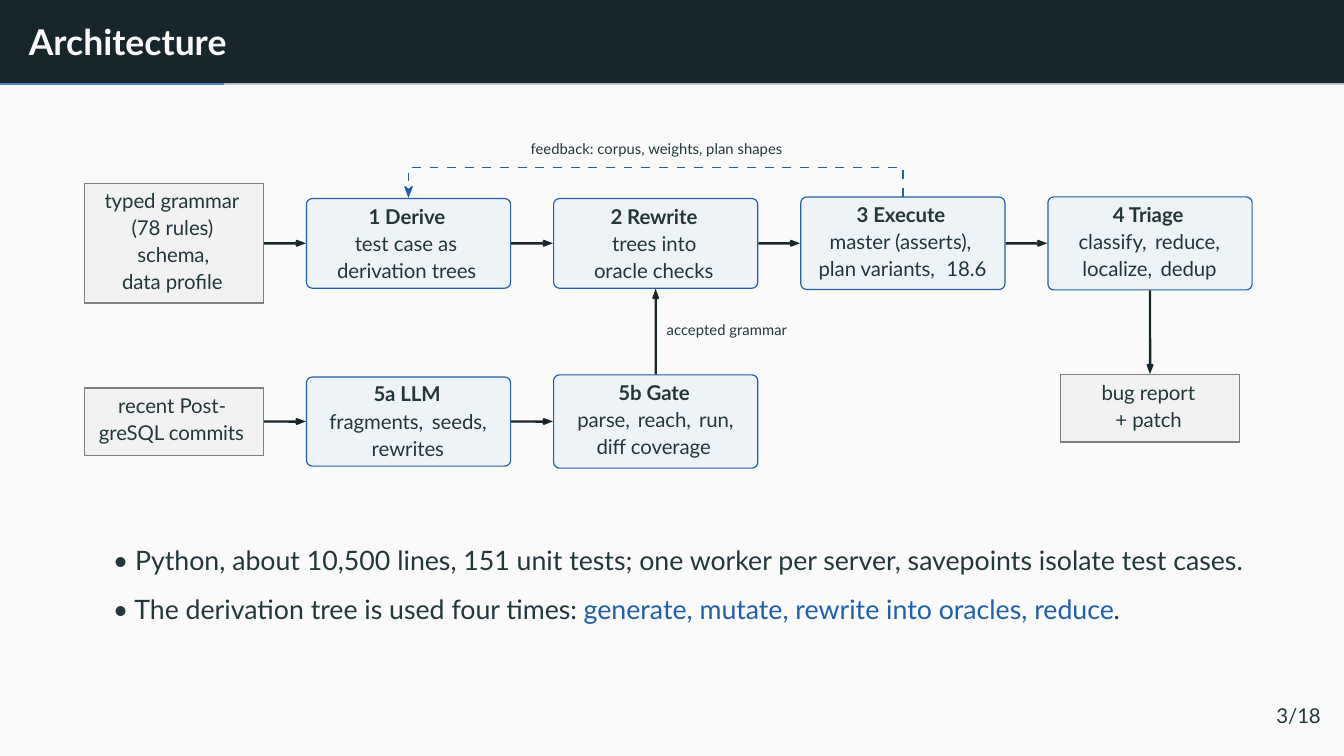
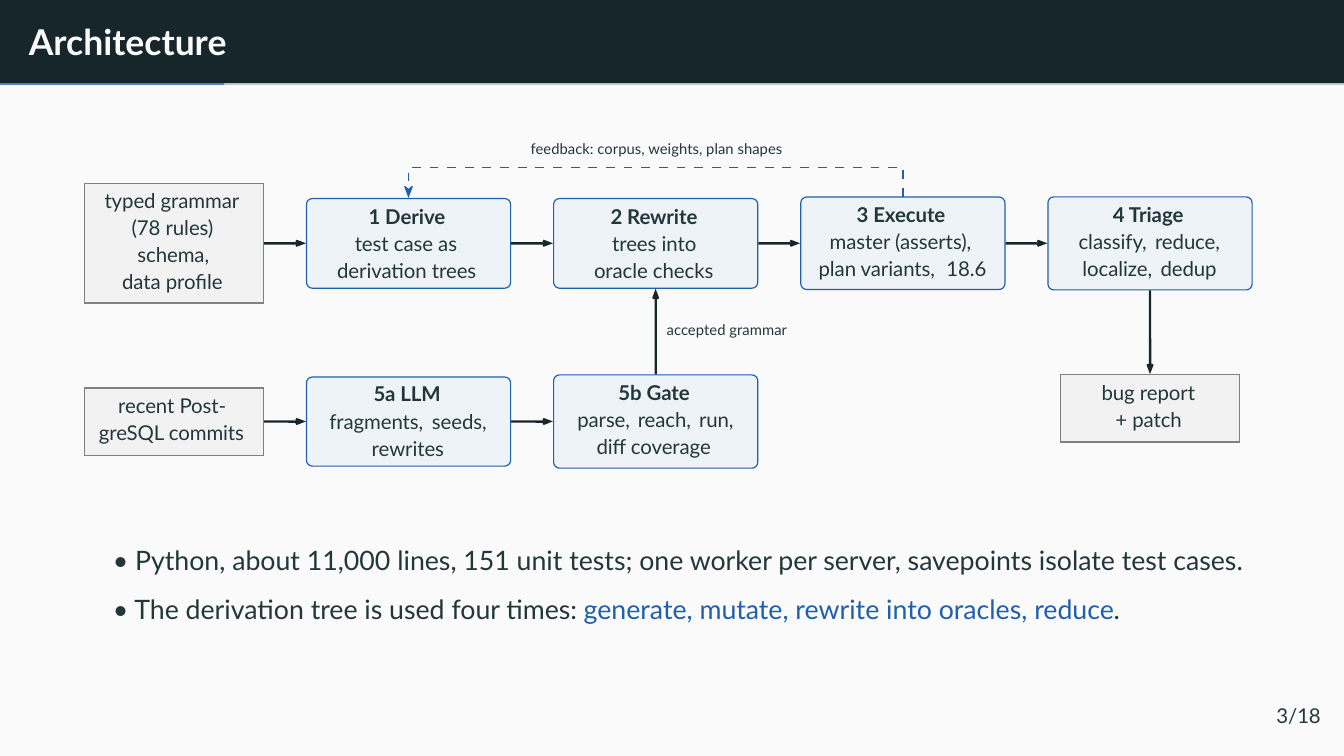
Before and after one commit to v28k/cs5187-term-project, a slide deck: slide 5 of completion/slides/final_presentation.pptx. Drawn at 1344x756 pixels with LibreOffice and Linux fonts; fonts in the diff are those of the drawing. Boxes give left, top, right and bottom in pixels: in the first picture for what was removed or moved away, otherwise in the second. Text is boxed around its words. In the diff, an @@ line names an element or a change of style, - is before the commit and + after.

```diff
--- a/completion/slides/final_presentation.pptx
+++ b/completion/slides/final_presentation.pptx
@@ text at (x1=135, y1=550, x2=1243, y2=575): text changed @@
-• Python, about 10,500 lines, 151 unit tests; one worker per server, savepoints isolate test cases.
+• Python, about 11,000 lines, 151 unit tests; one worker per server, savepoints isolate test cases.
```
Also in this commit, not shown: 7 other slides changed, 13 other files.
